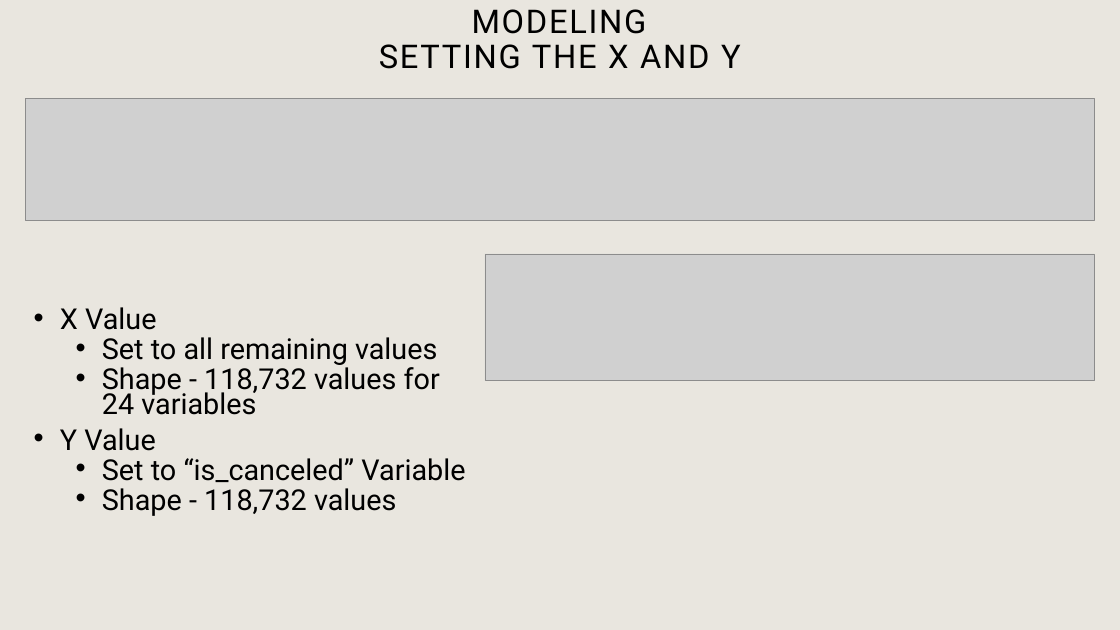
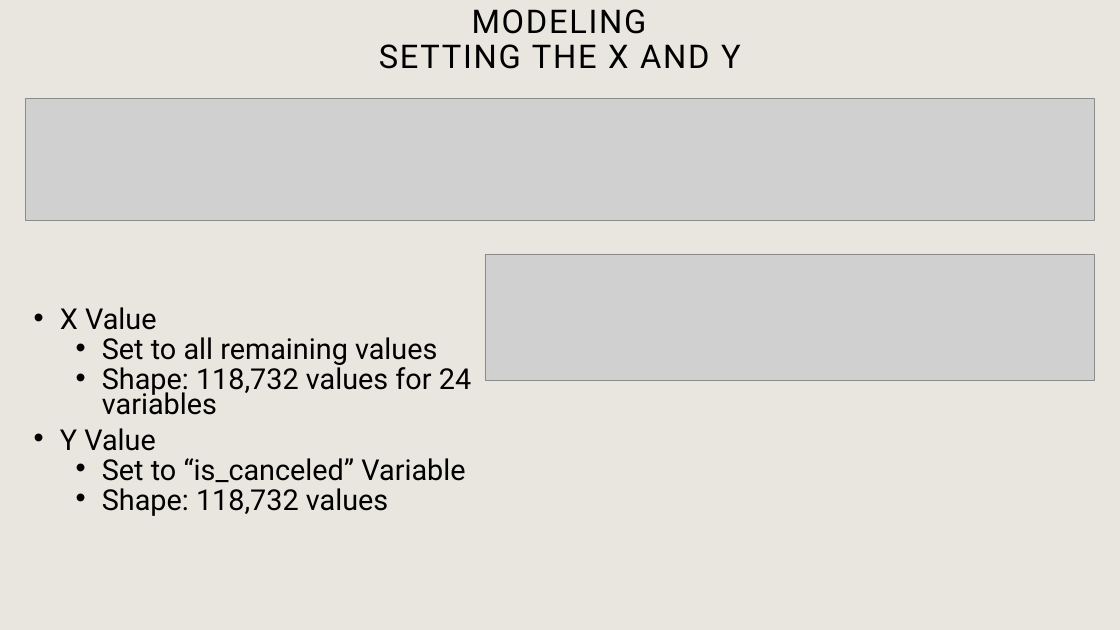
Before and after one commit to TheodoreKoby-Hercsky/Applied-Data-Science, a slide deck: slide 11 of Hotel Booking Prediction & EDA/Predicting Hotel Cancellations.pptx. Drawn at 1120x630 pixels with LibreOffice and Linux fonts; fonts in the diff are those of the drawing; grey boxes stand for pictures. Boxes give left, top, right and bottom in pixels: in the first picture for what was removed or moved away, otherwise in the second. Text is boxed around its words. In the diff, an @@ line names an element or a change of style, - is before the commit and + after.

```diff
--- a/Hotel Booking Prediction & EDA/Predicting Hotel Cancellations.pptx
+++ b/Hotel Booking Prediction & EDA/Predicting Hotel Cancellations.pptx
@@ text at bbox=[102, 363, 471, 415]: text changed @@
-  • Shape - 118,732 values for 24 variables
+  • Shape: 118,732 values for 24 variables
@@ text at bbox=[102, 488, 388, 516]: text changed @@
-  • Shape - 118,732 values
+  • Shape: 118,732 values
```
Also in this commit, not shown: 7 other slides changed, 1 other file.
